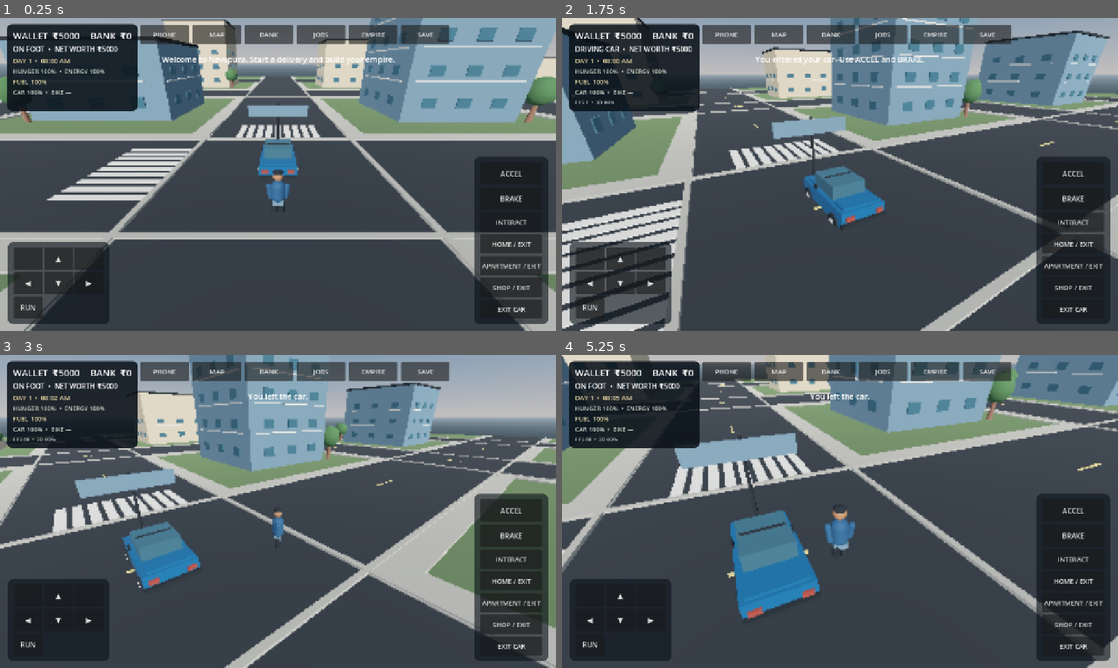
Above: before the commit, frames 1-4 (two rows, left to right).
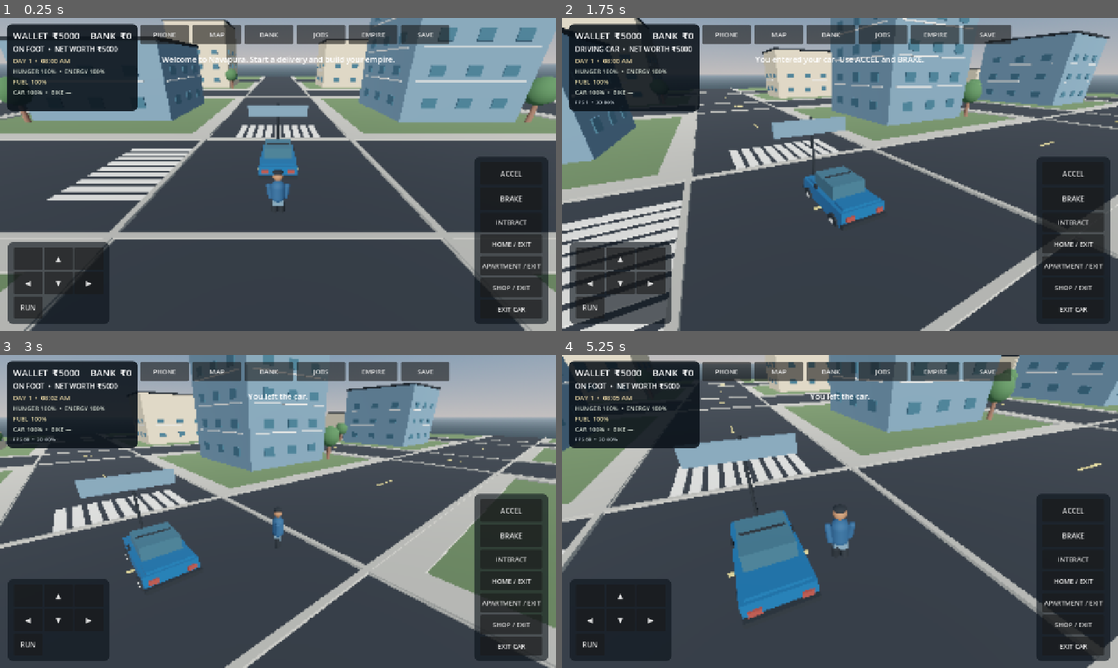
Above: after the commit, the same moments.

Repository: g82202773-coder/-blue-orbit-731
Game: Godot game, scene res://scenes/main.tscn
The game is run twice, just before and just after one commit, with the same random seed, the same clock (stepped at 60 frames per second) and the same inputs.
Inputs (mouse positions are in pixels of both pictures, inside the frame that each line leads up to):
- Up to frame 1 (0.25 s): no input
- Up to frame 2 (1.75 s): move the mouse to (962, 158) at 0.52 s; hold D (move_right) 0.53-1.25 s; tap E (interact) at 0.6 s; click (962, 158) at 0.67 s; drag from (728, 190) to (812, 237) at 1.27 s
- Up to frame 3 (3 s): move the mouse to (333, 442) at 2.02 s; hold D (move_right) 2.03-2.75 s; tap E (interact) at 2.1 s; drag from (250, 574) to (111, 464) at 2.77 s
- Up to frame 4 (5.25 s): move the mouse to (1006, 558) at 3.52 s; hold A (move_left) 3.53-4.25 s; tap E (interact) at 3.6, 5.1 s; drag from (673, 464) to (756, 433) at 4.27 s; move the mouse to (867, 511) at 5.02 s; hold S (move_back) from 5.03 s (still down); click (867, 511) at 5.17 s

The runs differ from the first frame. In frame 1, 0.2% of the frame differs, in the area x 96-100%, y 12-20%; in frame 2, less than 0.1%; in frame 3, 0.2%; in frame 4, 0.1%.

Commit message:
Move rental apartment entrance beside accessible city sidewalk

Diff:
--- a/scripts/main.gd
+++ b/scripts/main.gd
@@ -13,7 +13,7 @@
 const HOME_INTERIOR_POSITION := Vector3(150.0, 1.0, 150.0)
 const SHOP_DOOR_POSITION := Vector3(-20.0, 1.0, -68.0)
 const SHOP_INTERIOR_POSITION := Vector3(180.0, 1.0, 150.0)
-const APARTMENT_DOOR_POSITION := Vector3(100.0, 1.0, -98.0)
+const APARTMENT_DOOR_POSITION := Vector3(100.0, 1.0, -68.0)
 const APARTMENT_INTERIOR_POSITION := Vector3(150.0, 1.0, -150.0)
 
 var mats: Dictionary = {}
@@ -556,7 +556,7 @@
 func _build_apartment_property() -> void:
     var exterior := Node3D.new()
     exterior.name = "RentalApartmentExterior"
-    exterior.position = Vector3(100.0, 0.0, -90.0)
+    exterior.position = Vector3(100.0, 0.0, -60.0)
     add_child(exterior)
     _static_box(exterior, Vector3(0.45, 7.6, 12.0), Vector3(-7.0, 3.8, 0.0), mats["cream"], "ApartmentWestWall")
     _static_box(exterior, Vector3(0.45, 7.6, 12.0), Vector3(7.0, 3.8, 0.0), mats["cream"], "ApartmentEastWall")
